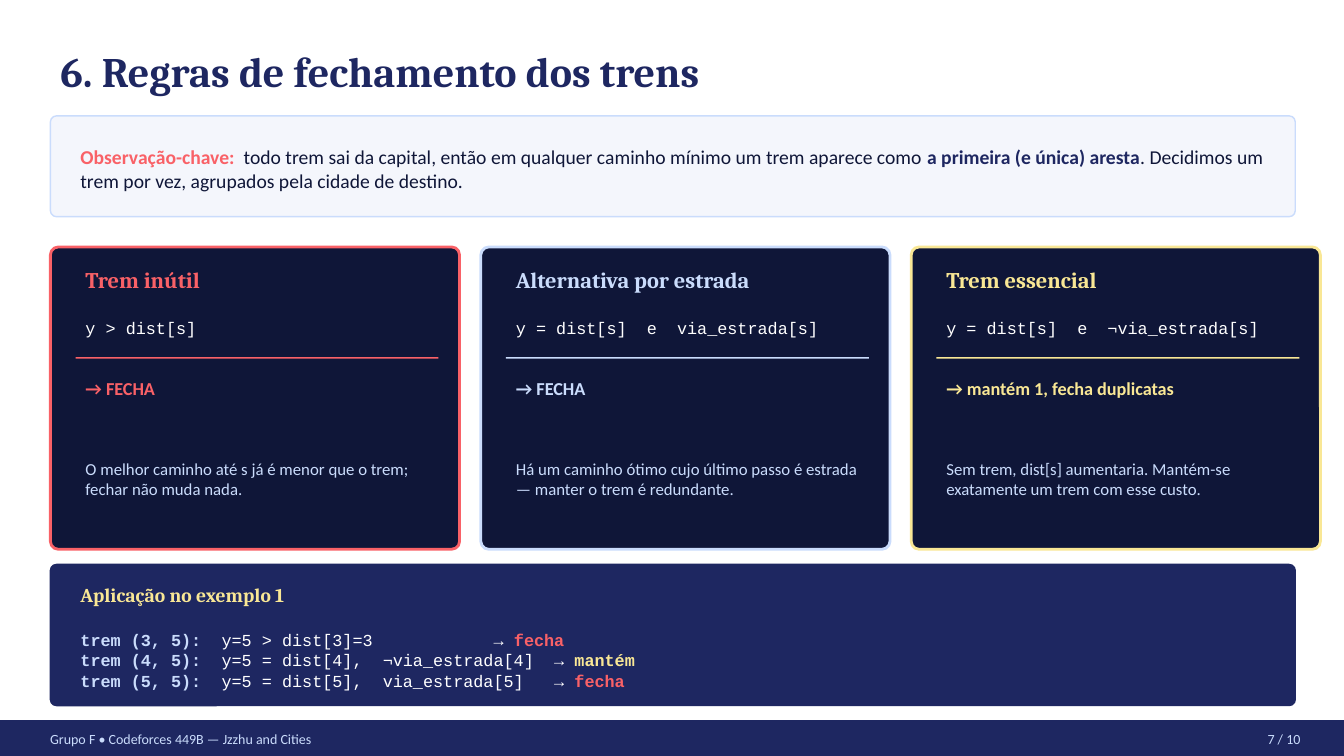
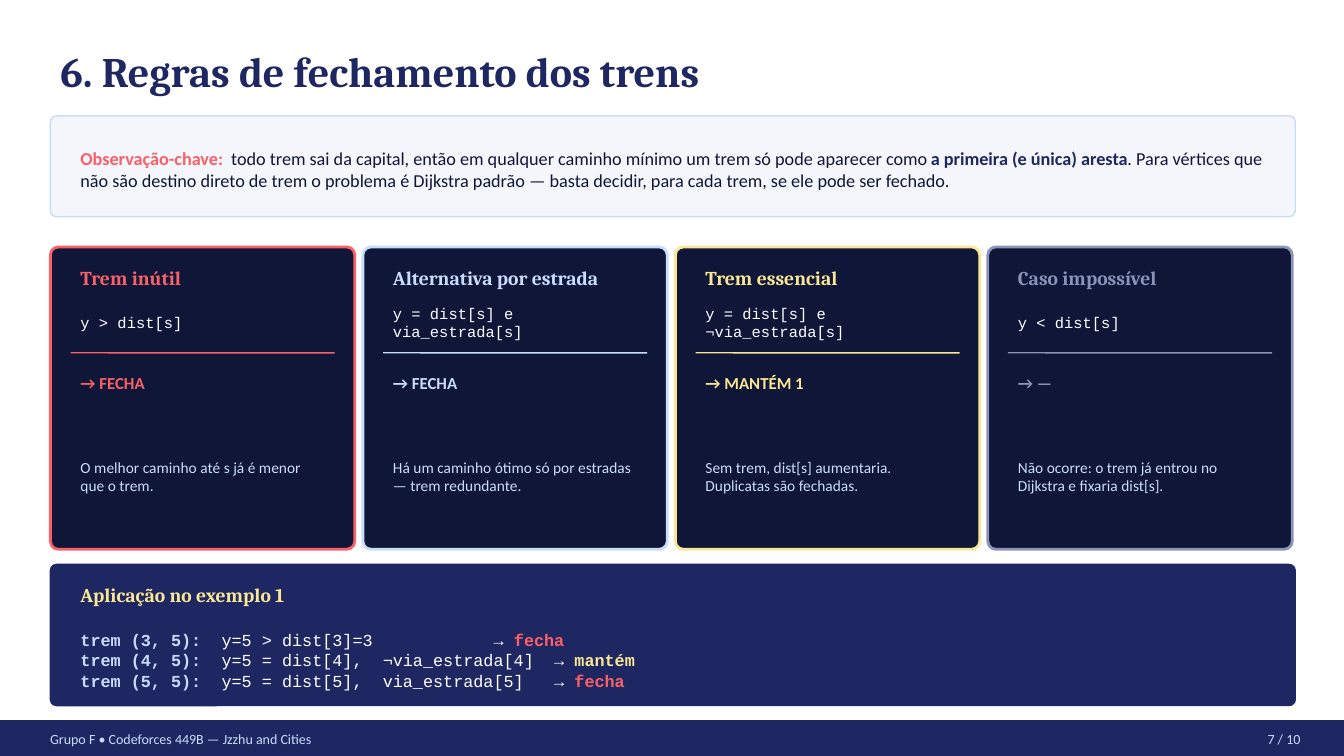
Before and after one commit to dav1britoo/T2, a slide deck: slide 7 of apresentacao/apresentacao.pptx. Drawn at 1344x756 pixels with LibreOffice and Linux fonts; fonts in the diff are those of the drawing. Boxes give left, top, right and bottom in pixels: in the first picture for what was removed or moved away, otherwise in the second. Text is boxed around its words. In the diff, an @@ line names an element or a change of style, - is before the commit and + after.

Commit message:
restaura conteúdo da versão anterior na apresentação
- slide 5: subtítulo destaca explicitamente a variação de Dijkstra
  utilizada (uma execução, com anotação extra por vértice)
- slide 7: observação-chave volta à forma completa (vértices que não
  são destino de trem caem no Dijkstra padrão)
- slide 7: adiciona o 4º caso "y < dist[s] → impossível" como card
  próprio, completando a tipologia de decisões

```diff
--- a/apresentacao/apresentacao.pptx
+++ b/apresentacao/apresentacao.pptx
@@ text at [80, 151, 1262, 190]: text changed; size 14 to 13 pt @@
-Observação-chave: todo trem sai da capital, então em qualquer caminho mínimo um trem aparece como a primeira (e única) aresta. Decidimos um trem por vez, agrupados pela cidade de destino.
+Observação-chave: todo trem sai da capital, então em qualquer caminho mínimo um trem só pode aparecer como a primeira (e única) aresta. Para vértices que não são destino direto de trem o problema é Dijkstra padrão — basta decidir, para cada trem, se ele pode ser fechado.
@@ rounded rectangle: place and size @@
-rounded rectangle at [50, 247, 460, 549]
+rounded rectangle at [50, 247, 355, 549]
@@ rounded rectangle: place and size @@
-rounded rectangle at [481, 247, 890, 549]
+rounded rectangle at [363, 247, 667, 549]
@@ text "Alternativa por estrada": place and size @@
-text "Alternativa por estrada" at [516, 272, 749, 293]
+text "Alternativa por estrada" at [393, 271, 598, 289]
@@ rounded rectangle added at [676, 247, 980, 549], fill #0F1638, outline #F9E795 2 pt @@
@@ size 16 to 14 pt in 3 elements at [80, 271, 181, 285], [393, 271, 598, 289], [705, 271, 838, 285] @@
@@ text "Trem essencial": place and size @@
-text "Trem essencial" at [946, 272, 1097, 288]
+text "Trem essencial" at [705, 271, 838, 285]
@@ rounded rectangle: place and size @@
-rounded rectangle at [911, 247, 1321, 549]
+rounded rectangle at [988, 247, 1293, 549]
@@ rounded rectangle at [988, 247, 1293, 549]: outline #F9E795 2 pt to #8A93B8 2 pt @@
@@ text added at [1018, 271, 1156, 289], 14 pt, text #8A93B8, bold @@
+Caso impossível
@@ text "y > dist[s]" at [80, 317, 182, 332]: size 12 to 11 pt @@
@@ text at [393, 308, 523, 341]: text changed; size 12 to 11 pt @@
-y = dist[s] e ¬via_estrada[s]
+y = dist[s] e via_estrada[s]
@@ text at [705, 308, 844, 341]: text changed; size 12 to 11 pt @@
-y = dist[s] e via_estrada[s]
+y = dist[s] e ¬via_estrada[s]
@@ text added at [1018, 317, 1120, 332], 11 pt, text #FFFFFF @@
+y < dist[s]
@@ line moved from (76, 358) - (439, 358) to (71, 353) - (335, 353) @@
@@ line moved from (506, 358) - (869, 358) to (383, 353) - (647, 353) @@
@@ line added from (696, 353) to (960, 353), #F9E795 1 pt @@
@@ line moved from (937, 358) - (1300, 358) to (1008, 353) - (1272, 353) @@
@@ line (1008, 353) - (1272, 353): stroke #F9E795 1 pt to #8A93B8 1 pt @@
@@ text "→ FECHA" at [99, 378, 144, 389]: size 13 to 12 pt @@
@@ text "→ FECHA" at [412, 378, 457, 389]: size 13 to 12 pt @@
@@ text "→ FECHA": place and size @@
-text "→ FECHA" at [536, 383, 585, 395]
+text "→ FECHA" at [412, 378, 457, 389]
@@ text at [724, 376, 803, 389]: text changed; size 13 to 12 pt @@
-→ mantém 1, fecha duplicatas
+→ MANTÉM 1
@@ text added at [1008, 363, 1272, 403], 12 pt, text #8A93B8, bold @@
+→ —
@@ text at [80, 462, 301, 494]: text changed; size 12 to 11 pt @@
-O melhor caminho até s já é menor que o trem; fechar não muda nada.
+O melhor caminho até s já é menor que o trem.
@@ text at [393, 462, 631, 491]: text changed; size 12 to 11 pt @@
-Há um caminho ótimo cujo último passo é estrada — manter o trem é redundante.
+Há um caminho ótimo só por estradas — trem redundante.
@@ text added at [705, 462, 891, 494], 11 pt, text #CADCFC @@
+Sem trem, dist[s] aumentaria. Duplicatas são fechadas.
@@ text removed at [946, 463, 1230, 495] @@
-Sem trem, dist[s] aumentaria. Mantém-se exatamente um trem com esse custo.
@@ text added at [1018, 462, 1217, 494], 11 pt, text #CADCFC @@
+Não ocorre: o trem já entrou no Dijkstra e fixaria dist[s].
```
Also in this commit, not shown: 1 other slide changed, 2 other files.
